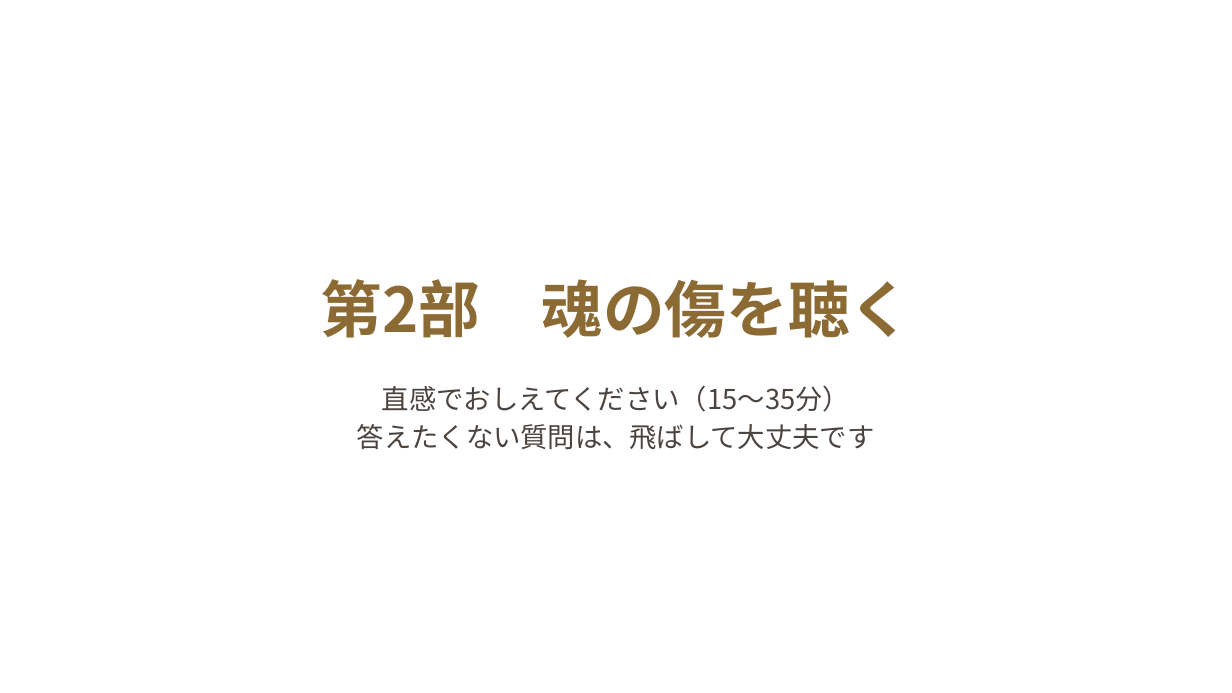
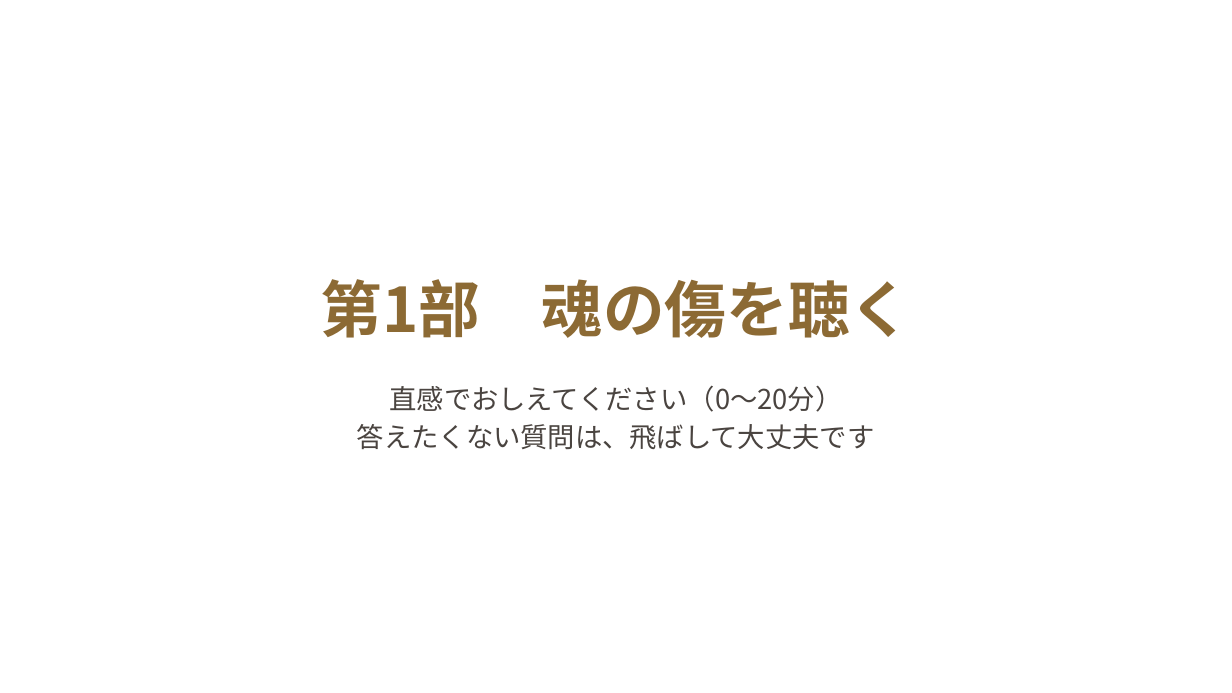
Before and after one commit to y-takahashi-cmd/MyBrain, a slide deck: slide 4 of 20_Projects/海音_心体の調律/単発/仁部あきえさん/20261028_仁部あきえさん_お金のブロック単発セッション.pptx (slide 14 before the commit). Drawn at 1232x693 pixels with LibreOffice and Linux fonts; fonts in the diff are those of the drawing; background and template pictures are left out. Boxes give left, top, right and bottom in pixels: in the first picture for what was removed or moved away, otherwise in the second. Text is boxed around its words. In the diff, an @@ line names an element or a change of style, - is before the commit and + after.

```diff
--- a/20_Projects/海音_心体の調律/単発/仁部あきえさん/20261028_仁部あきえさん_お金のブロック単発セッション.pptx
+++ b/20_Projects/海音_心体の調律/単発/仁部あきえさん/20261028_仁部あきえさん_お金のブロック単発セッション.pptx
@@ title at <box>321,279,912,338</box>: text changed @@
-第2部 魂の傷を聴く
+第1部 魂の傷を聴く
@@ text at <box>390,385,843,412</box>: text changed @@
-直感でおしえてください（15〜35分）
+直感でおしえてください（0〜20分）
```
Also in this commit, not shown: 11 other slides changed, 2 slides added, 1 other file.
